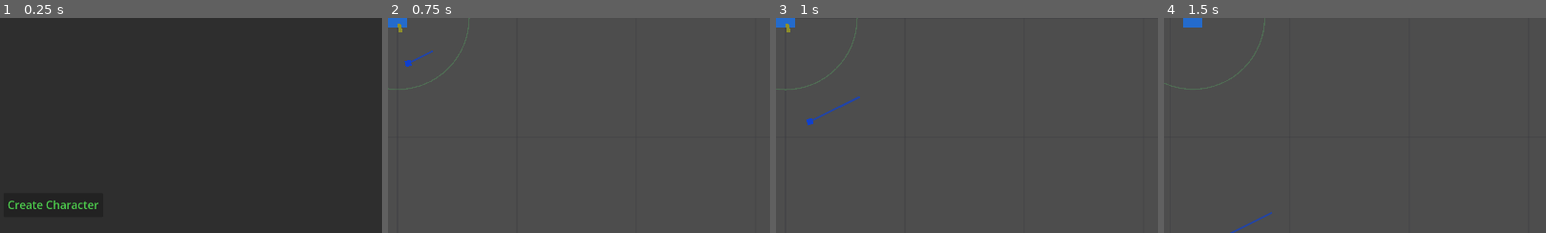
Above: before the commit, frames 1-4 (left to right).
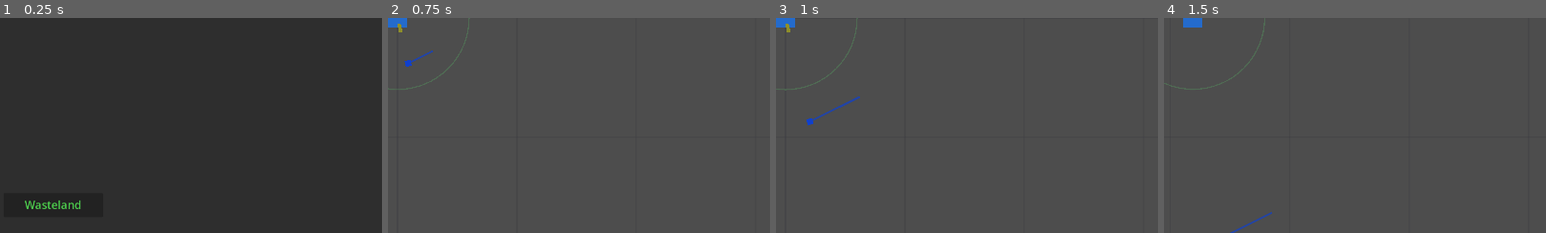
Above: after the commit, the same moments.

Repository: alanjayspector/scrap-survivor-godot
Game: Godot game, scene res://scenes/ui/character_selection.tscn
The game is run twice, just before and just after one commit, with the same random seed, the same clock (stepped at 60 frames per second) and the same inputs.
Inputs (mouse positions are % of the whole screen's width and height, from its top left):
- Up to frame 1 (0.25 s): no input
- Up to frame 2 (0.75 s): click "Create Character" (after the commit: "Wasteland") at 0.5 s
- Up to frame 3 (1 s): no input
- Up to frame 4 (1.5 s): tap Enter at 1.25 s; move the mouse to (72, 45) at 1.27 s; hold D (move_right) from 1.28 s (still down); hold Shift from 1.28 s (still down); click (72, 45) at 1.42 s
The pictures show only the part of the screen within x 49-99%, y 50-100%; the shares and areas given below are measured in that part.

The runs differ from the first frame. In frame 1, 0.6% of the frame differs, in the area x 2-26%, y 84-89%; in frame 2, nothing differs; in frame 3, nothing differs; in frame 4, nothing differs.

Commit message:
fix(combat): hotfix for premature wave completion and QA improvements
Critical bug fix discovered during iOS manual QA:
- Add spawn tracking to prevent waves completing while enemies still spawning
- Players were being "punished" for killing enemies quickly (waves ending in 0.6-9.8s)
- Waves now require ALL planned enemies to spawn before completion check

QA improvements:
- Disable player movement/joystick logging to reduce log file size
- Change character selection button text to "Wasteland" (more accurate)

Documentation:
- Add Week 14 implementation plan with iOS QA findings
- Update Week 14 planning options with continuous spawning option
- Document premature wave completion bug in planning docs

Files changed:
- scripts/systems/wave_manager.gd: Add enemies_spawned_this_wave tracking
- scripts/entities/player.gd: Comment out movement/velocity/collision logging
- scenes/ui/character_selection.tscn: Update button text
- docs/migration/week14-implementation-plan.md: New planning doc with iOS findings
- docs/migration/week14-planning-options.md: Add Option D (continuous spawning)

🤖 Generated with [Claude Code](https://claude.com/claude-code)

Co-Authored-By: Claude <noreply@anthropic.com>

Diff:
--- a/scenes/ui/character_selection.tscn
+++ b/scenes/ui/character_selection.tscn
@@ -76,7 +76,7 @@
 layout_mode = 2
 theme_override_font_sizes/font_size = 28
 theme_override_colors/font_color = Color(0.3, 0.8, 0.3, 1)
-text = "Create Character"
+text = "Wasteland"
 
 [connection signal="pressed" from="MarginContainer/VBoxContainer/ButtonsContainer/BackButton" to="." method="_on_back_pressed"]
 [connection signal="pressed" from="MarginContainer/VBoxContainer/ButtonsContainer/CreateButton" to="." method="_on_create_character_pressed"]
--- a/scripts/entities/player.gd
+++ b/scripts/entities/player.gd
@@ -88,7 +88,7 @@
 	var joystick = get_tree().get_first_node_in_group("virtual_joystick")
 	if joystick:
 		joystick.direction_changed.connect(_on_joystick_direction_changed)
-		print("[Player] Connected to virtual joystick")
+		# print("[Player] Connected to virtual joystick")  # DISABLED: Reduce log size
 
 	# Draw initial pickup range indicator
 	_update_pickup_range_indicator()
@@ -221,12 +221,13 @@
 		clamped_direction += "DOWN "
 
 	# DIAGNOSTIC: Log when velocity clamping prevents boundary overshoot
-	if velocity_clamped:
-		print("[Player] ✋ VELOCITY CLAMPED - Direction: ", clamped_direction.strip_edges())
-		print("[Player]   Current position: ", global_position.snapped(Vector2.ONE))
-		print("[Player]   Predicted next: ", next_position.snapped(Vector2.ONE))
-		print("[Player]   Velocity BEFORE: ", velocity_before.snapped(Vector2.ONE))
-		print("[Player]   Velocity AFTER: ", velocity.snapped(Vector2.ONE))
+	# DISABLED: Reduce log size
+	# if velocity_clamped:
+	# 	print("[Player] ✋ VELOCITY CLAMPED - Direction: ", clamped_direction.strip_edges())
+	# 	print("[Player]   Current position: ", global_position.snapped(Vector2.ONE))
+	# 	print("[Player]   Predicted next: ", next_position.snapped(Vector2.ONE))
+	# 	print("[Player]   Velocity BEFORE: ", velocity_before.snapped(Vector2.ONE))
+	# 	print("[Player]   Velocity AFTER: ", velocity.snapped(Vector2.ONE))
 
 	# Let move_and_slide() handle ALL position updates
 	# NO manual position modification after this point!
@@ -235,32 +236,34 @@
 	var position_after = global_position
 
 	# DIAGNOSTIC: Check for unexpected collisions
-	if get_slide_collision_count() > 0:
-		print("[Player] ⚠️ COLLISION DETECTED! Count: ", get_slide_collision_count())
-		print("[Player]   At position: ", global_position.snapped(Vector2.ONE))
-		for i in range(get_slide_collision_count()):
-			var collision = get_slide_collision(i)
-			print(
-				"[Player]   Collision ",
-				i,
-				": collider=",
-				collision.get_collider(),
-				" | normal=",
-				collision.get_normal().snapped(Vector2(0.01, 0.01))
-			)
+	# DISABLED: Reduce log size
+	# if get_slide_collision_count() > 0:
+	# 	print("[Player] ⚠️ COLLISION DETECTED! Count: ", get_slide_collision_count())
+	# 	print("[Player]   At position: ", global_position.snapped(Vector2.ONE))
+	# 	for i in range(get_slide_collision_count()):
+	# 		var collision = get_slide_collision(i)
+	# 		print(
+	# 			"[Player]   Collision ",
+	# 			i,
+	# 			": collider=",
+	# 			collision.get_collider(),
+	# 			" | normal=",
+	# 			collision.get_normal().snapped(Vector2(0.01, 0.01))
+	# 		)
 
 	# DIAGNOSTIC: Log movement (only significant movement to reduce spam)
-	if position_before.distance_to(position_after) > 1.0:
-		print(
-			"[Player] Moved: from ",
-			position_before.snapped(Vector2.ONE),
-			" to ",
-			position_after.snapped(Vector2.ONE),
-			" | velocity: ",
-			velocity.snapped(Vector2.ONE),
-			" | input: ",
-			input_direction.snapped(Vector2(0.01, 0.01))
-		)
+	# DISABLED: Reduce log size
+	# if position_before.distance_to(position_after) > 1.0:
+	# 	print(
+	# 		"[Player] Moved: from ",
+	# 		position_before.snapped(Vector2.ONE),
+	# 		" to ",
+	# 		position_after.snapped(Vector2.ONE),
+	# 		" | velocity: ",
+	# 		velocity.snapped(Vector2.ONE),
+	# 		" | input: ",
+	# 		input_direction.snapped(Vector2(0.01, 0.01))
+	# 	)
 
 	# Mouse aiming (rotate weapon pivot for visual feedback)
 	if weapon_pivot:
--- a/scripts/systems/wave_manager.gd
+++ b/scripts/systems/wave_manager.gd
@@ -18,6 +18,10 @@
 var wave_start_time: float = 0.0
 var wave_stats: Dictionary = {}
 
+## Spawn tracking (hotfix for premature wave completion - 2025-11-14)
+var enemies_spawned_this_wave: int = 0
+var total_enemies_for_wave: int = 0
+
 
 func _ready() -> void:
 	# Add to group so HUD can connect to wave signals
@@ -34,6 +38,12 @@
 	living_enemies.clear()
 	wave_start_time = Time.get_ticks_msec() / 1000.0
 	wave_stats = {"enemies_killed": 0, "damage_dealt": 0, "xp_earned": 0, "drops_collected": {}}
+
+	# Initialize spawn tracking (hotfix for premature wave completion - 2025-11-14)
+	enemies_spawned_this_wave = 0
+	total_enemies_for_wave = EnemyService.get_enemy_count_for_wave(current_wave)
+	print("[WaveManager] Total enemies planned for wave: ", total_enemies_for_wave)
+
 	print("[WaveManager] State set to SPAWNING, wave start time: ", wave_start_time)
 
 	# Update HUD
@@ -157,6 +167,15 @@
 			"[WaveManager] Enemy tracked in living_enemies. Total living: ", living_enemies.size()
 		)
 
+	# Increment spawn counter (hotfix for premature wave completion - 2025-11-14)
+	enemies_spawned_this_wave += spawn_count
+	print(
+		"[WaveManager] Enemies spawned this wave: ",
+		enemies_spawned_this_wave,
+		"/",
+		total_enemies_for_wave
+	)
+
 
 func _get_random_spawn_position() -> Vector2:
 	# Week 13 Phase 3.5: Spawn in ring around player (600-800px) for tighter density
@@ -199,10 +218,29 @@
 	# Decrement remaining count (kept for backward compatibility)
 	enemies_remaining -= 1
 
-	# Check if wave is complete (all enemies dead)
-	if living_enemies.is_empty() and current_state == WaveState.COMBAT:
-		print("[WaveManager] All enemies dead, completing wave")
+	# Check if wave is complete (hotfix: ALL enemies must spawn before wave can complete - 2025-11-14)
+	if (
+		living_enemies.is_empty()
+		and current_state == WaveState.COMBAT
+		and enemies_spawned_this_wave >= total_enemies_for_wave
+	):
+		print(
+			"[WaveManager] All enemies dead AND all enemies spawned (",
+			enemies_spawned_this_wave,
+			"/",
+			total_enemies_for_wave,
+			"), completing wave"
+		)
 		_complete_wave()
+	elif living_enemies.is_empty() and enemies_spawned_this_wave < total_enemies_for_wave:
+		# Hotfix: Prevent premature wave completion while enemies still spawning
+		print(
+			"[WaveManager] All current enemies dead, but still spawning (",
+			enemies_spawned_this_wave,
+			"/",
+			total_enemies_for_wave,
+			") - wave continues"
+		)
 	elif enemies_remaining <= 0 and living_enemies.size() > 0:
 		# Safety check: counter vs actual living enemies mismatch
 		print(
Not shown, changed: docs/migration/GODOT-MIGRATION-TIMELINE-UPDATED.md
Not shown, changed: docs/migration/week13-implementation-plan.md
Not shown, added: docs/migration/week14-implementation-plan.md
Not shown, changed: docs/migration/week14-planning-options.md
